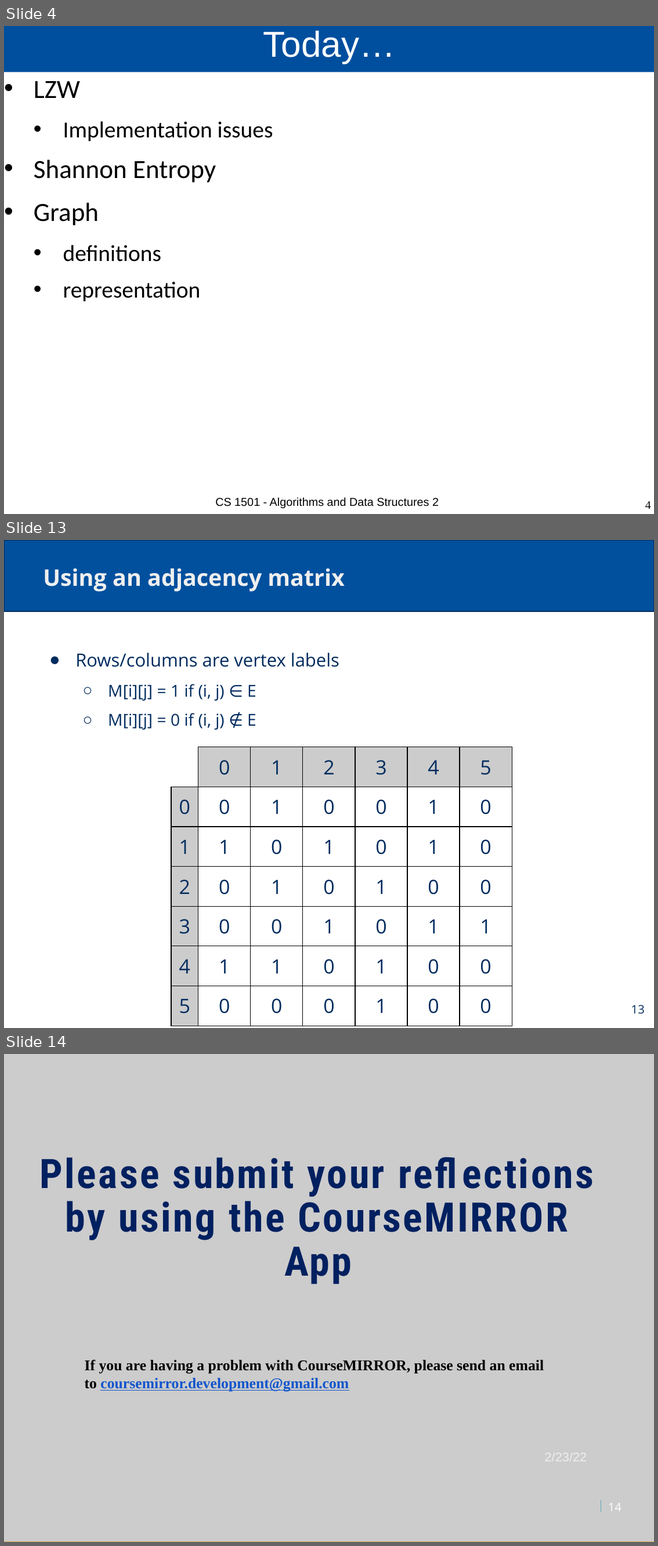
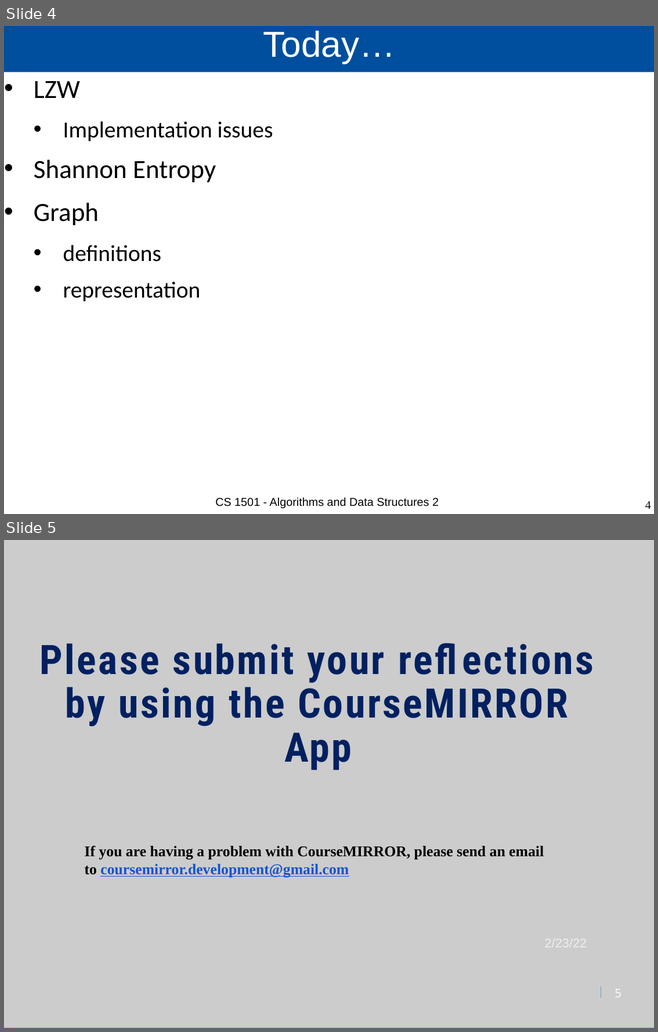
Before and after one commit to cs1501-2224/handouts, a slide deck: DraftSlides/Lecture15.pptx. Shown one above the other, each under a label of ours: slides 4, 13 and 14 before the commit, slides 4 and 5 after it; the slides between them are not shown. The pictures are 658x1546 and 658x1032 pixels, drawn with LibreOffice and Linux fonts; fonts in the diff are those of the drawing; background and template pictures are left out. Boxes give left, top, right and bottom in pixels: in the first picture for what was removed or moved away, otherwise in the second. Text is boxed around its words. In the diff, an @@ line names an element or a change of style, - is before the commit and + after.

```diff
--- a/DraftSlides/Lecture15.pptx
+++ b/DraftSlides/Lecture15.pptx
@@ slide 13 removed at [4,540,654,1028], background #FFFFFF; not listed: 1 template element that a slide beside it also shows @@
@@ title removed at [43,568,344,592] @@
-Using an adjacency matrix
@@ text removed at [75,653,339,730] @@
-● Rows/columns are vertex labels
-  ○ M[i][j] = 1 if (i, j) ∈ E
-  ○ M[i][j] = 0 if (i, j) ∉ E
@@ table removed at [171,747,513,1016], 7 rows, 7 columns @@
- | 0 | 1 | 2 | 3 | 4 | 5
-0 | 0 | 1 | 0 | 0 | 1 | 0
-1 | 1 | 0 | 1 | 0 | 1 | 0
-2 | 0 | 1 | 0 | 1 | 0 | 0
-3 | 0 | 0 | 1 | 0 | 1 | 1
-4 | 1 | 1 | 0 | 1 | 0 | 0
-5 | 0 | 0 | 0 | 1 | 0 | 0
@@ page number removed at [631,1005,644,1014] @@
-13
@@ what was slide 14 is now slide 5 @@
@@ page number at [614,989,621,997]: text changed @@
-14
+5
```
Also in this commit, not shown: 8 other slides removed, 2 other files.
